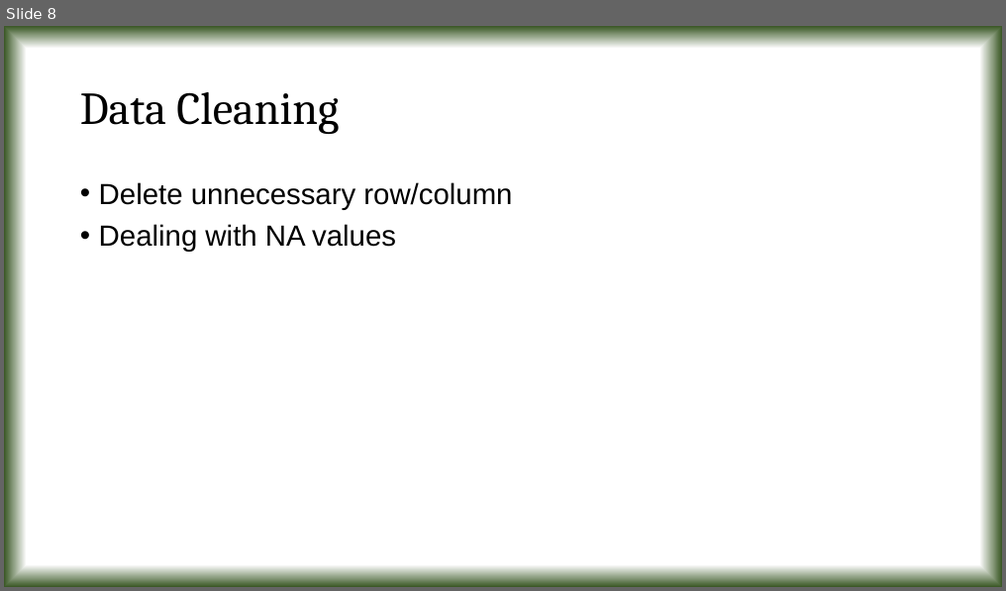
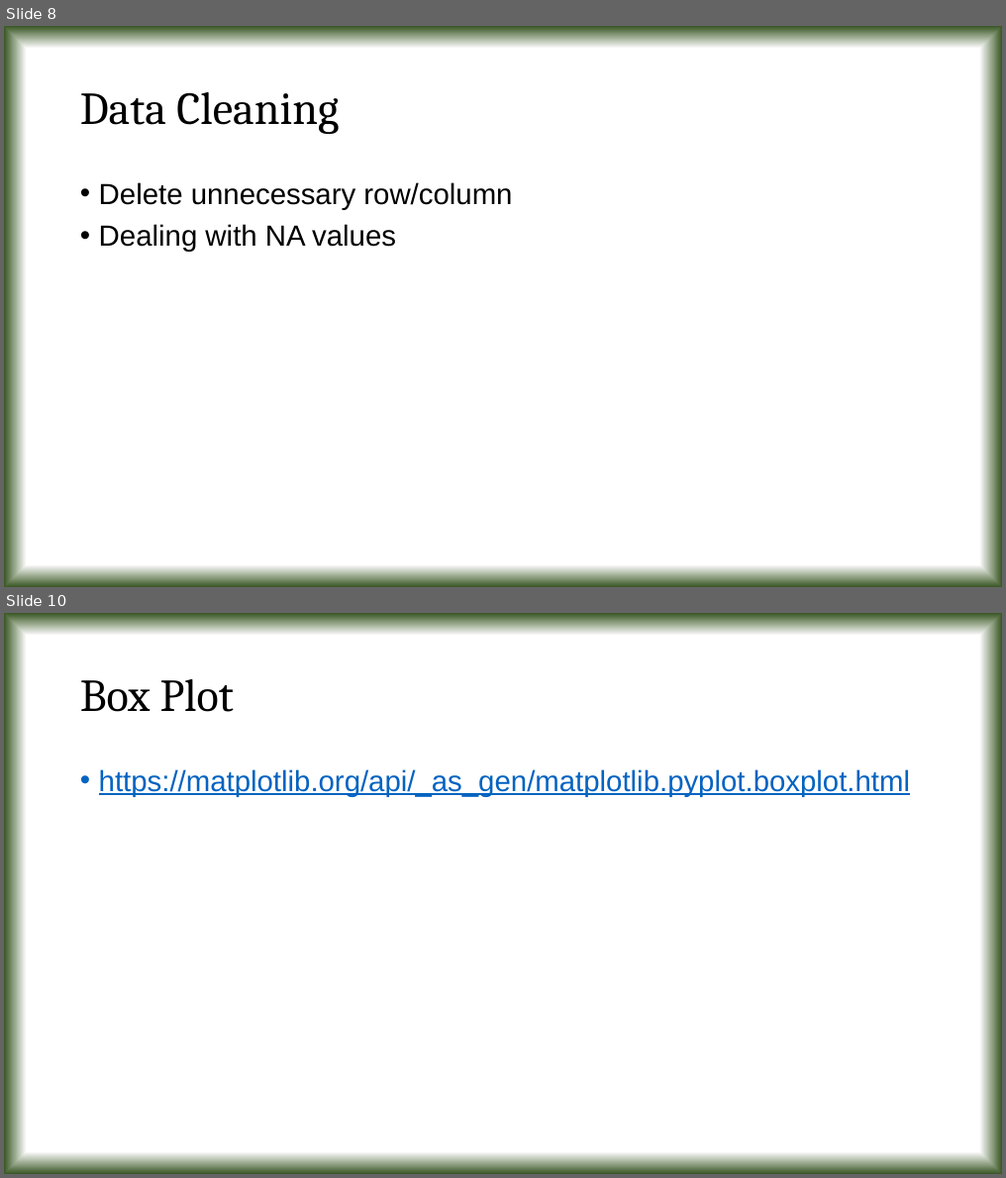
Before and after one commit to tanmoyie/Applied-Statistics, a slide deck: Projects & Dataset/Presentation on Python projects in Applied Statistics.pptx. Shown one above the other, each under a label of ours: slide 8 before the commit, slides 8 and 10 after it; the slides between them are not shown. The pictures are 1006x591 and 1006x1178 pixels, drawn with LibreOffice and Linux fonts; fonts in the diff are those of the drawing. Boxes give left, top, right and bottom in pixels: in the first picture for what was removed or moved away, otherwise in the second. Text is boxed around its words. In the diff, an @@ line names an element or a change of style, - is before the commit and + after.

```diff
--- a/Projects & Dataset/Presentation on Python projects in Applied Statistics.pptx
+++ b/Projects & Dataset/Presentation on Python projects in Applied Statistics.pptx
@@ slide 10 added at (x1=4, y1=613, x2=1002, y2=1174), background gradient #FFFFFF to #385723 @@
@@ title added at (x1=80, y1=679, x2=234, y2=712), 44 pt, text #000000 @@
+Box Plot
@@ text added at (x1=99, y1=769, x2=910, y2=797), 28 pt, text #0563C1, underline @@
+• https://matplotlib.org/api/_as_gen/matplotlib.pyplot.boxplot.html
```
Also in this commit, not shown: 1 slide changed, 1 other slide added.
